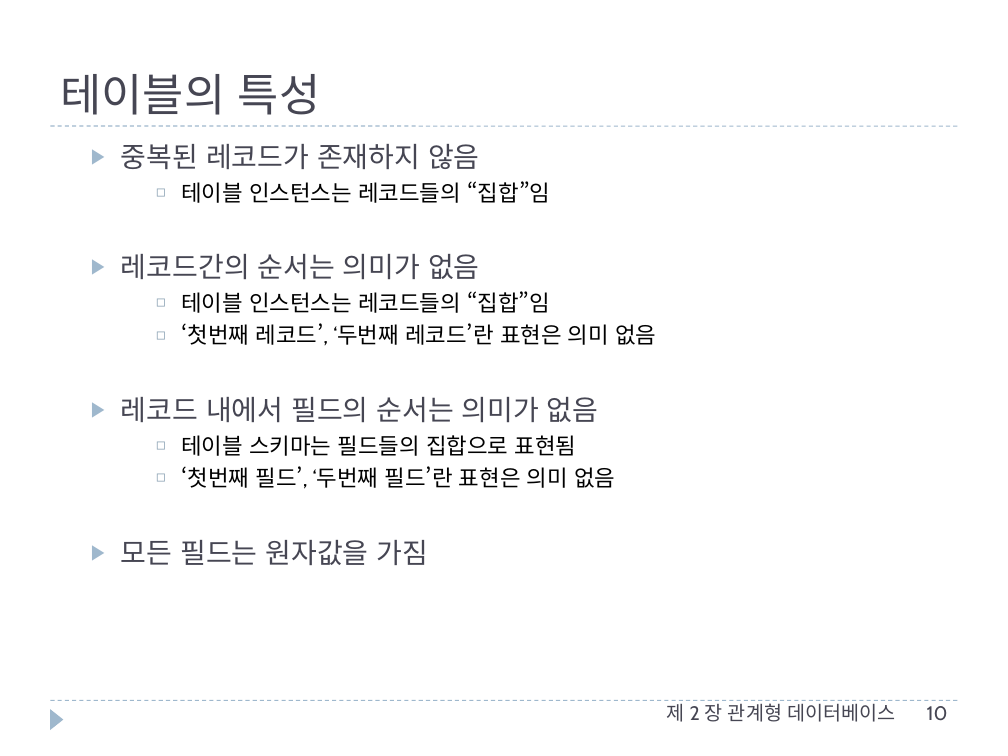
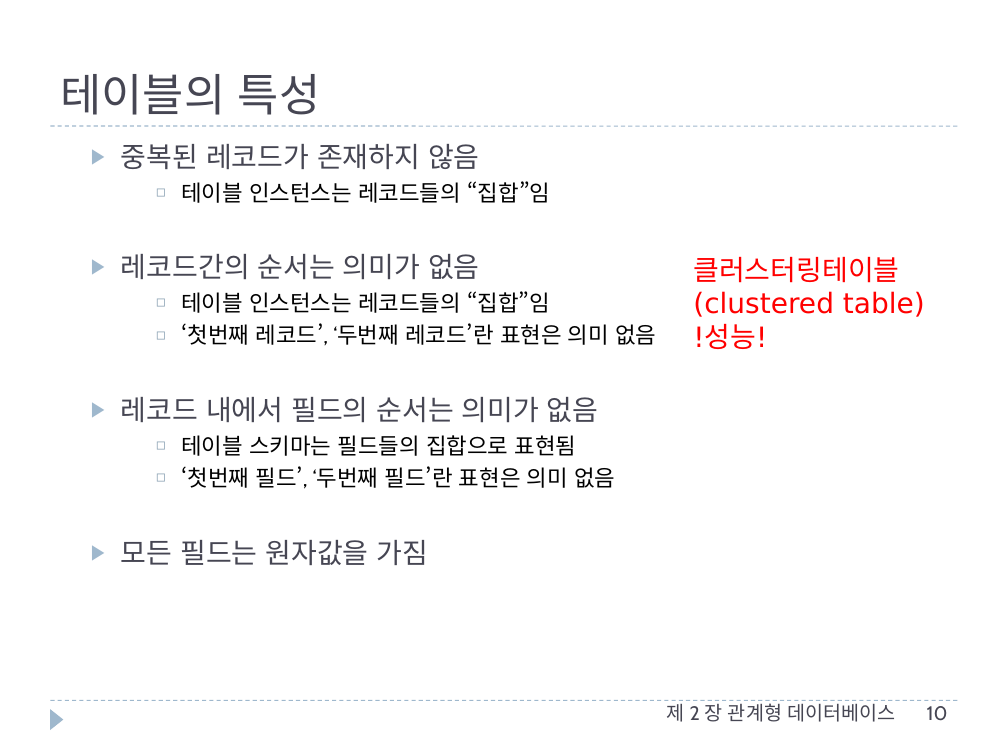
Before and after one commit to rkdntm1/JavaStudy_Kosmo, a slide deck: slide 10 of 강의자료(ppt)/DB/제02장 관계형 데이터베이스.pptx. Drawn at 1008x756 pixels with LibreOffice and Linux fonts; fonts in the diff are those of the drawing. Boxes give left, top, right and bottom in pixels: in the first picture for what was removed or moved away, otherwise in the second. Text is boxed around its words. In the diff, an @@ line names an element or a change of style, - is before the commit and + after.

```diff
--- a/강의자료(ppt)/DB/제02장 관계형 데이터베이스.pptx
+++ b/강의자료(ppt)/DB/제02장 관계형 데이터베이스.pptx
@@ text added at (693, 256, 925, 349), 20 pt, text #FF0000 @@
+클러스터링테이블
+(clustered table)
+!성능!
```
Also in this commit, not shown: 15 other slides changed, 1 other file.
